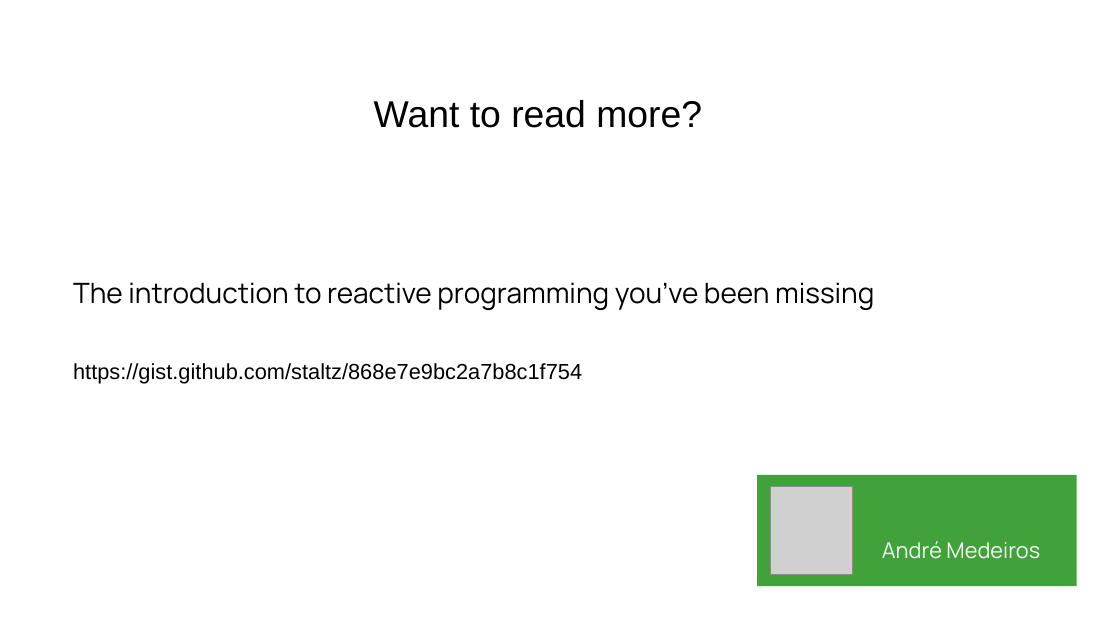
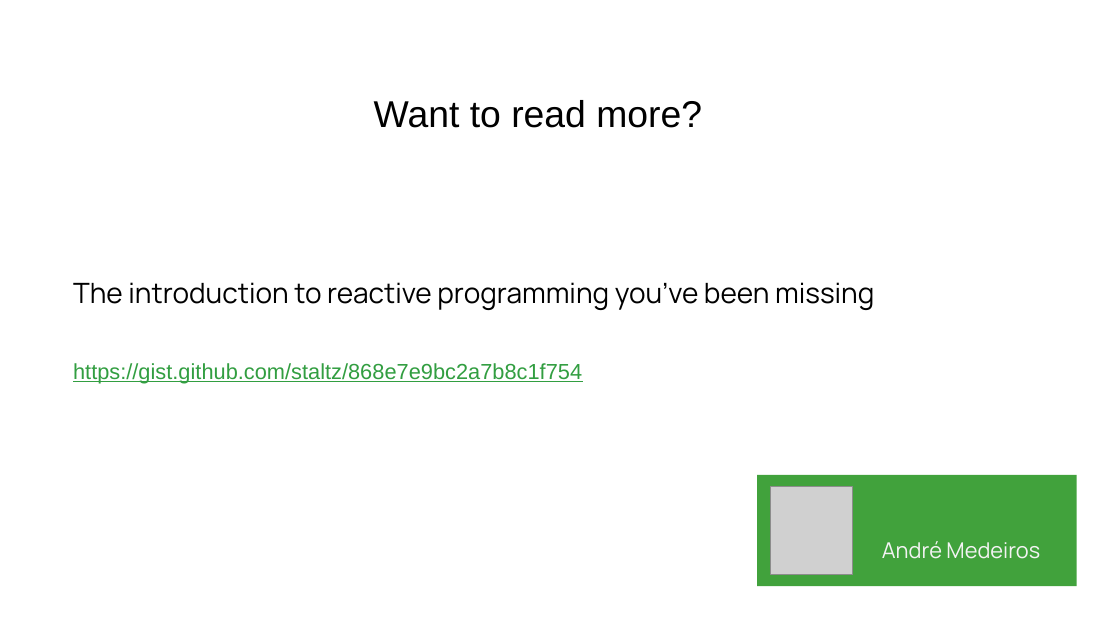
Before and after one commit to luciapayo/DroidconPresentation, a slide deck: slide 11 of Presentation/DroidconRx.potx.pptx (slide 10 before the commit). Drawn at 1120x630 pixels with LibreOffice and Linux fonts; fonts in the diff are those of the drawing; grey boxes stand for pictures; background and template pictures are left out. Boxes give left, top, right and bottom in pixels: in the first picture for what was removed or moved away, otherwise in the second. Text is boxed around its words. In the diff, an @@ line names an element or a change of style, - is before the commit and + after.

```diff
--- a/Presentation/DroidconRx.potx.pptx
+++ b/Presentation/DroidconRx.potx.pptx
@@ text "https://gist.github.com/staltz/868e7e9bc2a7b8c1f754" at <box>73,363,582,384</box>: text colour #000000 to #329E41, underline on @@
```
Also in this commit, not shown: 15 other slides changed, 38 slides added, 9 slides removed, 6 other files.
